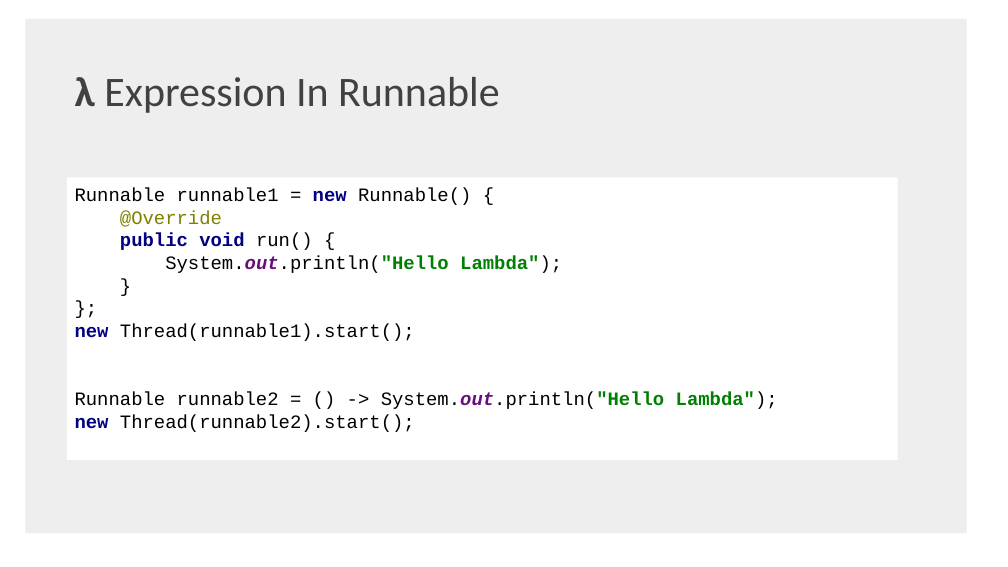
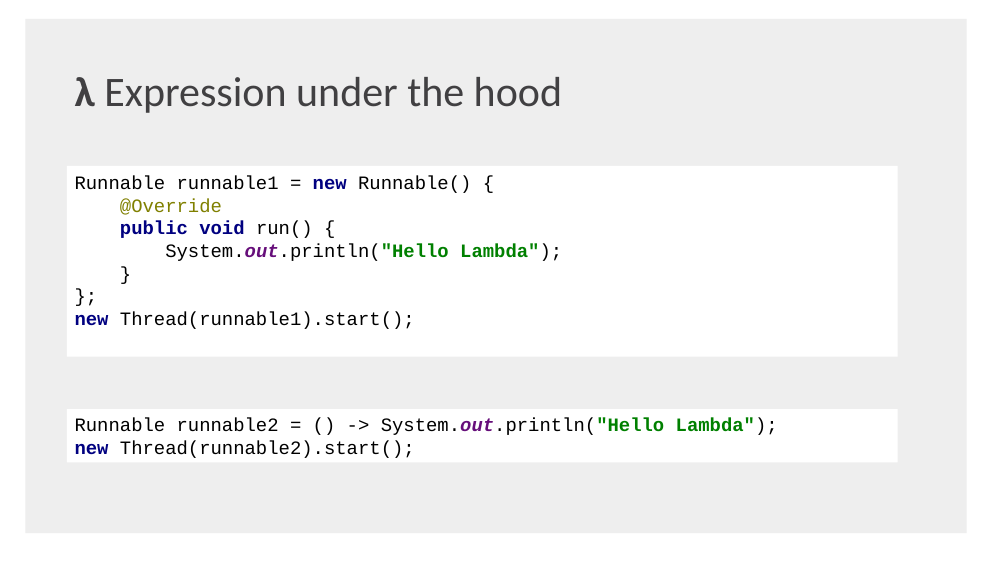
Before and after one commit to shaojie-xu-kp/Java8_lunch_learn, a slide deck: slide 7 of Java 8 & TDP.pptx (slide 13 before the commit). Drawn at 1008x567 pixels with LibreOffice and Linux fonts; fonts in the diff are those of the drawing; background and template pictures are left out. Boxes give left, top, right and bottom in pixels: in the first picture for what was removed or moved away, otherwise in the second. Text is boxed around its words. In the diff, an @@ line names an element or a change of style, - is before the commit and + after.

```diff
--- a/Java 8 & TDP.pptx
+++ b/Java 8 & TDP.pptx
@@ text at (x1=75, y1=77, x2=562, y2=113): text changed @@
-λ Expression In Runnable
+λ Expression under the hood
@@ rectangle "Runnable runnable1 = new Runnable() ..." resized from (x1=67, y1=178, x2=898, y2=461) to (x1=67, y1=166, x2=898, y2=356) @@
@@ text in rectangle at (x1=75, y1=176, x2=562, y2=329): text changed @@
-Runnable runnable1 = new Runnable() {
-@Override
-public void run() {
-System.out.println("Hello Lambda");
-}
-};
-new Thread(runnable1).start();
-Runnable runnable2 = () -> System.out.println("Hello Lambda");
-new Thread(runnable2).start();
+Runnable runnable1 = new Runnable() {
+@Override
+public void run() {
+System.out.println("Hello Lambda");
+}
+};
+new Thread(runnable1).start();
@@ rectangle added at (x1=67, y1=409, x2=898, y2=463), fill #FFFFFF, 18 pt, text #000000 @@
+Runnable runnable2 = () -> System.out.println("Hello Lambda");
+new Thread(runnable2).start();
```
Also in this commit, not shown: 8 other slides changed, 3 slides added, 4 slides removed, 2 other files.
